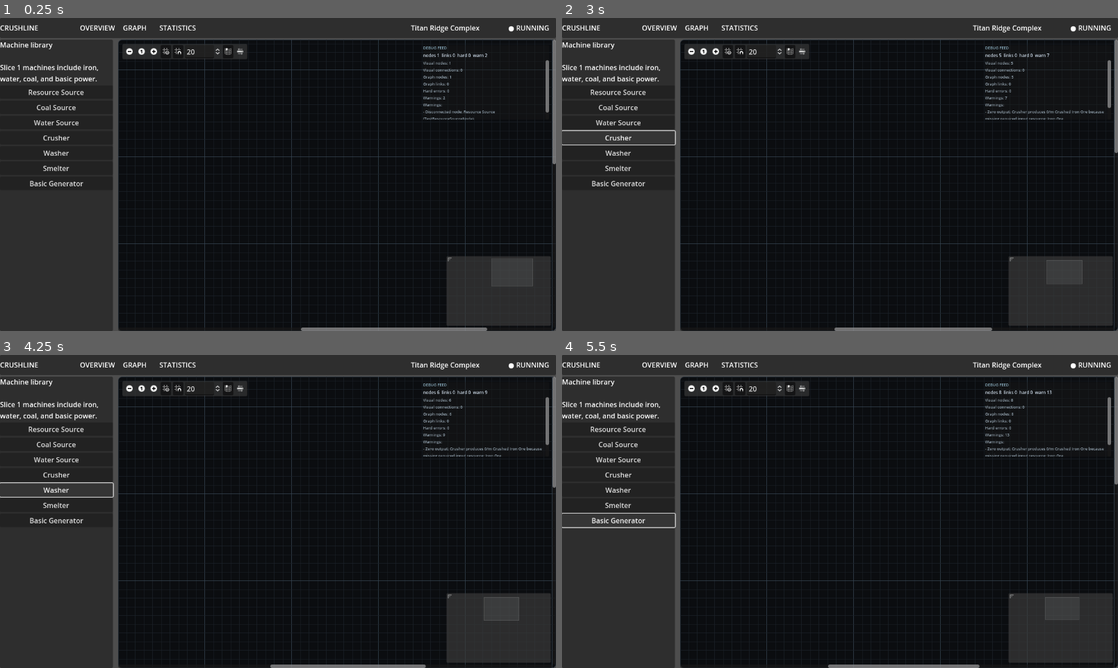
Above: before the commit, frames 1-4 (two rows, left to right).
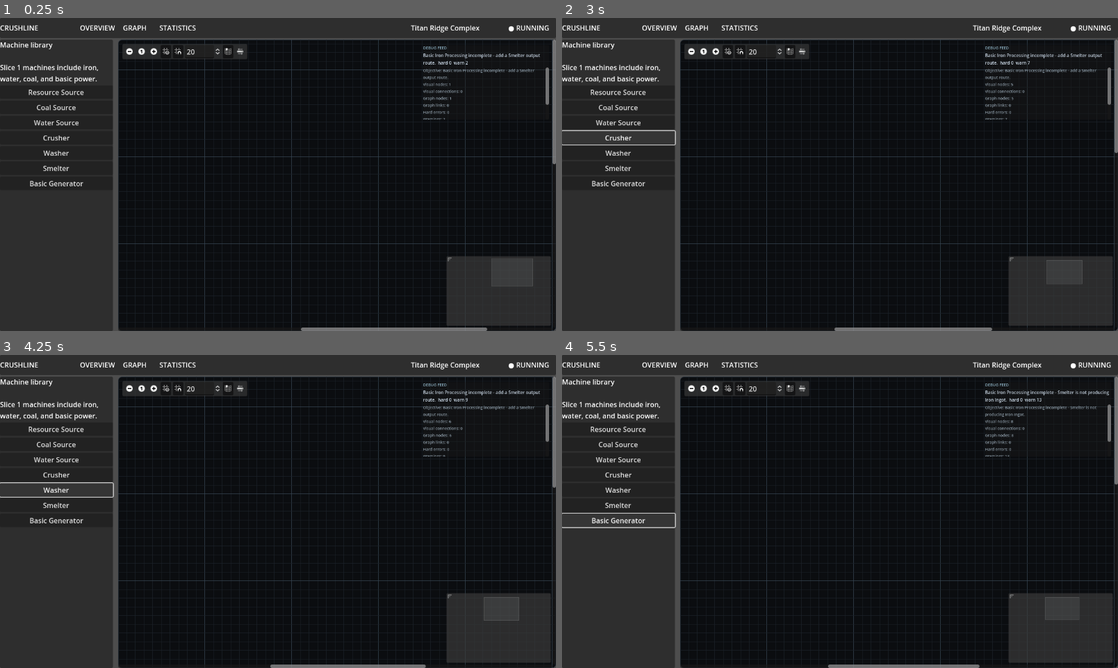
Above: after the commit, the same moments.

Repository: killerbearddude/Crushline-Godot
Game: Godot game, scene res://scenes/main/Main.tscn
Two runs of this game, one before a commit and one after it. Both use one fixed random seed, a clock stepped at 60 frames per second and the inputs below.
Inputs:
- Up to frame 1 (0.25 s): no input
- Up to frame 2 (3 s): click "Resource Source" at 0.5 s; click "Coal Source" at 1.25 s; click "Water Source" at 2 s; click "Crusher" at 2.75 s
- Up to frame 3 (4.25 s): click "Washer" at 3.5 s
- Up to frame 4 (5.5 s): click "Smelter" at 4.25 s; click "Basic Generator" at 5 s

The runs differ from the first frame. In frame 1, 0.6% of the frame differs, in the area x 76-99%, y 11-33%; in frame 2, 0.7%; in frame 3, 0.7%; in frame 4, 0.7%.

Commit message:
Add objective status diagnostics (#19)
* Add basic iron objective status

* Surface objective status in diagnostics summary

Diff:
--- a/scripts/simulation/graph_evaluator.gd
+++ b/scripts/simulation/graph_evaluator.gd
@@ -109,6 +109,29 @@
 	if not bottleneck.is_empty():
 		output.add_fact("Bottleneck link: %s -> %s at %d/m %s." % [bottleneck["from"], bottleneck["to"], bottleneck["rate"], bottleneck["resource"]])
 
+	_add_basic_iron_objective(model, output, outgoing_rates)
+
+
+static func _add_basic_iron_objective(model: RefCounted, output: RefCounted, outgoing_rates: Dictionary) -> void:
+	var has_ingot_machine := false
+	var best_ingot_rate := 0
+	for node_id in model.node_records.keys():
+		var node_record: RefCounted = model.node_records[node_id]
+		if node_record.output_resource != "Iron Ingot":
+			continue
+
+		has_ingot_machine = true
+		best_ingot_rate = maxi(best_ingot_rate, int(outgoing_rates.get(node_id, 0)))
+
+	if best_ingot_rate > 0:
+		output.add_fact("Objective: Basic Iron Processing producing %d/m Iron Ingot." % best_ingot_rate)
+		return
+
+	if has_ingot_machine:
+		output.add_fact("Objective: Basic Iron Processing incomplete - Smelter is not producing Iron Ingot.")
+	else:
+		output.add_fact("Objective: Basic Iron Processing incomplete - add a Smelter output route.")
+
 
 static func _resolve_output_rate(model: RefCounted, node_id: String, outgoing_rates: Dictionary, consuming_rates: Dictionary, visiting: Array, output: RefCounted) -> int:
 	if outgoing_rates.has(node_id) and int(outgoing_rates[node_id]) > 0:
--- a/scripts/ui/main_controller.gd
+++ b/scripts/ui/main_controller.gd
@@ -69,8 +69,16 @@
 	var visual_connections := _find_line_value(text, "Visual connections:")
 	var hard_errors := _find_line_value(text, "Hard errors:")
 	var warnings := _find_line_value(text, "Warnings:")
-	if visual_nodes.is_empty() and hard_errors.is_empty():
+	var objective := _find_objective_status(text)
+	if visual_nodes.is_empty() and hard_errors.is_empty() and objective.is_empty():
 		return "Waiting for graph activity."
+
+	if not objective.is_empty():
+		return "%s  hard %s  warn %s" % [
+			objective,
+			hard_errors if not hard_errors.is_empty() else "0",
+			warnings if not warnings.is_empty() else "0",
+		]
 
 	return "nodes %s  links %s  hard %s  warn %s" % [
 		visual_nodes if not visual_nodes.is_empty() else "0",
@@ -82,6 +90,10 @@
 
 func _diagnostics_detail(text: String) -> String:
 	var selected_lines: Array[String] = []
+	var objective := _find_objective_status(text)
+	if not objective.is_empty():
+		selected_lines.append("Objective: %s" % objective)
+
 	for line in text.split("\n"):
 		var clean_line := line.strip_edges()
 		if clean_line.is_empty():
@@ -96,6 +108,8 @@
 			continue
 		if clean_line.begins_with("- Graph links"):
 			continue
+		if clean_line.begins_with("- Objective:") or clean_line.begins_with("Objective:"):
+			continue
 		selected_lines.append(clean_line)
 		if selected_lines.size() >= DETAIL_LINE_LIMIT:
 			break
@@ -109,3 +123,13 @@
 		if clean_line.begins_with(prefix):
 			return clean_line.trim_prefix(prefix).strip_edges()
 	return ""
+
+
+func _find_objective_status(text: String) -> String:
+	for line in text.split("\n"):
+		var clean_line := line.strip_edges()
+		if clean_line.begins_with("- Objective:"):
+			return clean_line.trim_prefix("- Objective:").strip_edges()
+		if clean_line.begins_with("Objective:"):
+			return clean_line.trim_prefix("Objective:").strip_edges()
+	return ""
